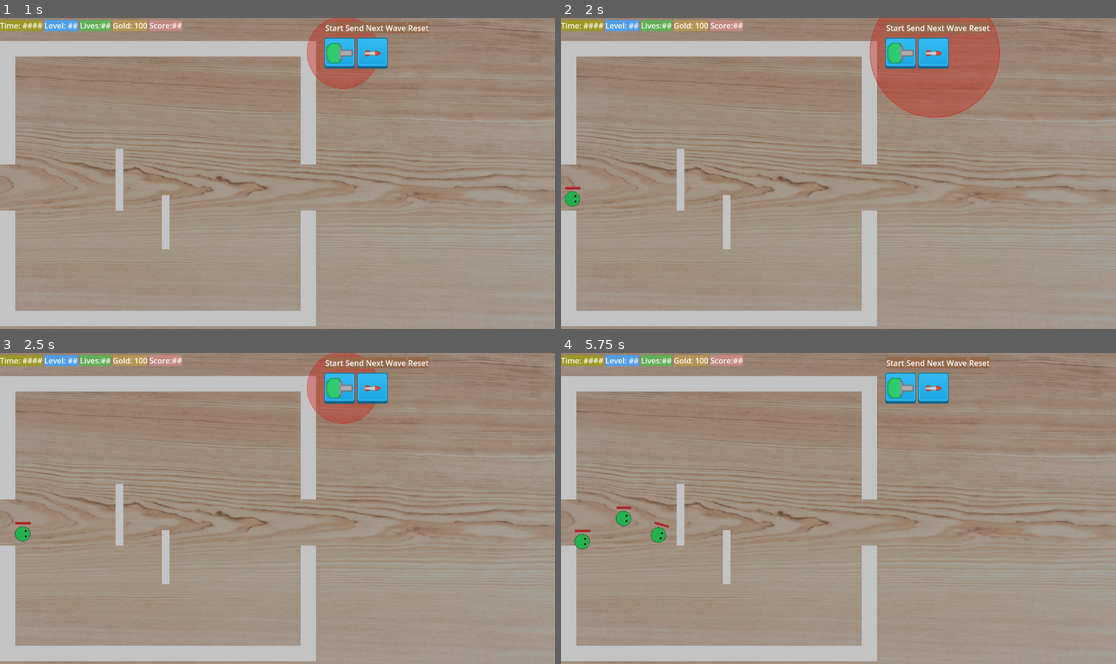
Above: before the commit, frames 1-4 (two rows, left to right).
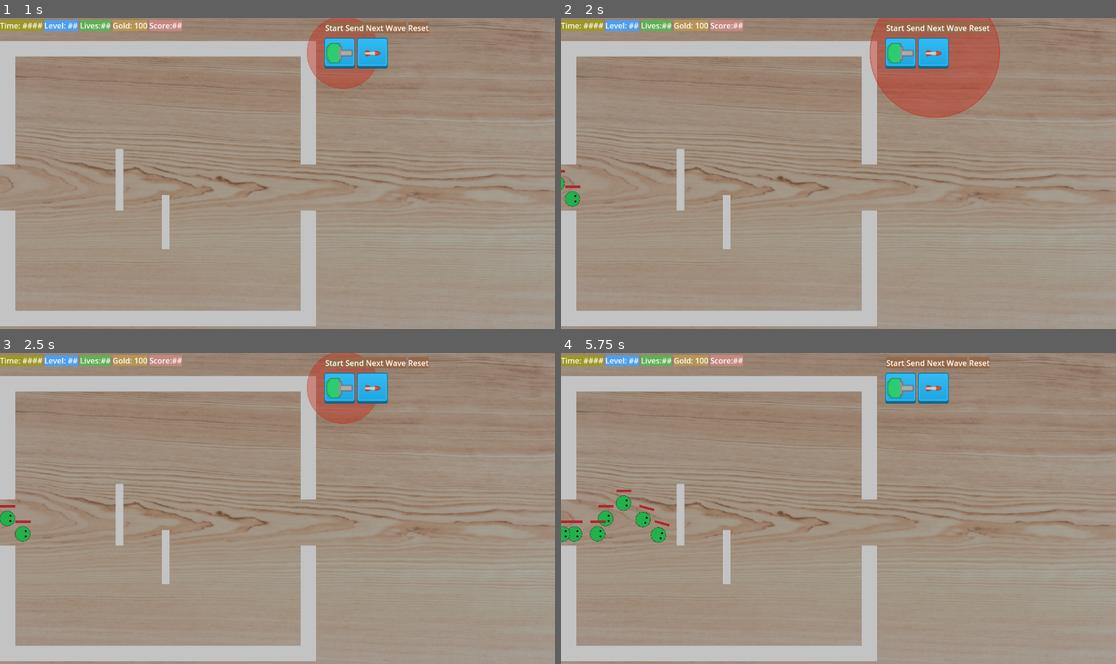
Above: after the commit, the same moments.

Repository: bayowulf/my-astar5
Game: Godot game, scene res://Scenes/Main/world.tscn
Same seed, same stepped clock (60 frames per second), same inputs: the game is played once before the commit and once after it.
Inputs (mouse positions are in pixels of both pictures, inside the frame that each line leads up to):
- Up to frame 1 (1 s): click (338, 52) at 0.5 s
- Up to frame 2 (2 s): click (932, 52) at 1.25 s
- Up to frame 3 (2.5 s): click (338, 387) at 2 s
- Up to frame 4 (5.75 s): click (932, 387) at 2.75 s; click (899, 387) at 3.5 s; click (932, 387) at 4.25 s; tap Enter (ui_accept) at 5, 5.1, 5.27, 5.57 s; move the mouse to (960, 492) at 5.02 s; click (960, 492) at 5.17 s

Frame 1 is identical in both runs. In frame 2, less than 0.1% of the frame differs, in the area x 0-4%, y 48-56%; in frame 3, 0.2%; in frame 4, 1.0%, in the area x 0-20%, y 43-64%.

Commit message:
partial steps towards upgrade tower popup
changed GunT1 to StaticBody2d and that introduced errors having to do with how Guns are named when added to the scene.  They are named GunT1, GunT2, GunT3, GunT4 etc.  There is also an issue where the Range collision shape gets triggered by my mouse (the _on_body_entered signal).  This is addressed by checking the name of the body that entered and if it is "DragTower" or begins with "Gun", ignore it and Return.

Diff:
--- a/Scenes/Enemies/Creep.tscn
+++ b/Scenes/Enemies/Creep.tscn
@@ -9,20 +9,22 @@
 [node name="creep" type="CharacterBody2D"]
 script = ExtResource("1_onrkg")
 creep_speed = 50.0
-hp = 100
+hp = 20
+
+[node name="CollisionShape2D" type="CollisionShape2D" parent="."]
+shape = SubResource("CircleShape2D_dl56j")
 
 [node name="BlueRing" type="Sprite2D" parent="."]
 scale = Vector2(0.5, 0.5)
 texture = ExtResource("2_tvr2m")
 
-[node name="CollisionShape2D" type="CollisionShape2D" parent="."]
-shape = SubResource("CircleShape2D_dl56j")
+[node name="Impact" type="Marker2D" parent="."]
 
 [node name="HealthBar" type="TextureProgressBar" parent="."]
 offset_left = -15.0
-offset_top = -25.0
+offset_top = -28.0
 offset_right = 142.0
-offset_bottom = -1.0
+offset_bottom = -4.0
 scale = Vector2(0.2, 0.2)
 value = 50.0
 texture_under = ExtResource("3_tvr2m")
@@ -30,5 +32,3 @@
 tint_under = Color(0.121861, 0.46448, 0.13047, 1)
 tint_over = Color(0.468387, 0.717687, 0.467561, 1)
 tint_progress = Color(0.669296, 0.157954, 0.162765, 1)
-
-[node name="Impact" type="Marker2D" parent="."]
--- a/Scenes/Enemies/creep.gd
+++ b/Scenes/Enemies/creep.gd
@@ -1,6 +1,6 @@
 class_name Creep
-#extends CharacterBody2D
-extends Node2D
+extends CharacterBody2D
+#extends Node2D
 ## attached to a creep scene (when the creep scene is instantiated)
 ## makes the creep move thru the target positions held in the current_path_id
 
@@ -19,7 +19,18 @@
 ##used to make sure the signal is only emitted once (not 60 times a second)
 var signal_flag : bool = false
 ##easy access to HealthBar (display of main 'Base' healthbar)
-@onready var health_bar : TextureProgressBar = get_node("HealthBar")
+#@onready var health_bar : TextureProgressBar = get_node("HealthBar")
+#@onready var health_bar: TextureProgressBar = $Node2D/HealthBar
+#@onready var health_bar: TextureProgressBar = $HealthBar
+#@onready var health_bar: TextureProgressBar = $Node/HealthBar
+#@onready var health_bar: TextureProgressBar = $BlueRing/HealthBar
+#@onready var health_bar: TextureProgressBar = $Node2D/HealthBar
+@onready var health_bar: TextureProgressBar = $HealthBar
+
+#var previous_rotation : float = 99
+#var loop_flag : bool = true
+
+
 ##easy access to BlueTank Impact node (for display of impact animation)
 #@onready var impact_area : Marker2D = get_node("Impact")
 
@@ -42,15 +53,15 @@
 var is_moving: bool
 var projectile_impact : PackedScene = preload("res://Scenes/Support/ProjectileImpact.tscn")
 @onready var impact_area : Marker2D = get_node("Impact")
-@onready var blue_ring: Sprite2D = $BlueRing
+#@onready var blue_ring: Sprite2D = $BlueRing ##NOTE commented this out - doesn't change anything
 
 
 # Called when the node enters the scene tree for the first time.
 func _ready() -> void:
-	print("position = ", position)
-	print("global_position = ", global_position)
-	print("global_rotation = ", global_rotation)
-	print("global_transform = ", global_transform)
+	#print("position = ", position)
+	#print("global_position = ", global_position)
+	#print("global_rotation = ", global_rotation)
+	#print("global_transform = ", global_transform)
 
 
 	## connect signals
@@ -85,7 +96,7 @@
 		return
 
 	if is_moving == false:
-		print("is_moving == false")
+		#print("is_moving == false")
 		## initially the creep is not moving, so set the first target position
 		## and set -s_moving to true
 		target_position = ground.map_to_local(current_id_path.front())
@@ -96,7 +107,30 @@
 	#print("move_toward position = ", target_position)
 	#incremental_position = lerp(position, target_position, 0.01)
 	#print_rich("[font_size=15][color=skyblue]incremental_position = ",incremental_position)
+	#if rotation != 0.0:
+	#previous_rotation = snapped(rotation, 0.01)
+	#previous_rotation = rotation
+	#print("BEFORE previous_rotation = ", previous_rotation)
+	#print("BEFORE rotation = ", snapped(rotation, 0.01))
+	#print("BEFORE loop_flag = ", loop_flag)
+	#if loop_flag:
 	rotTowardsPoint(delta)
+		#print("AFTER rotation = ", rotation)
+		#print("AFTER previous_rotation = ", previous_rotation)
+		#var diff : float = abs(rotation - previous_rotation)
+		#print("diff = ", diff)
+		#if abs(previous_rotation) != abs(snapped(rotation, 0.01)):
+		#if not is_equal_approx(rotation, previous_rotation):
+		#if diff > 0.00001:
+			#loop_flag = true
+		#else:
+			#loop_flag = false
+		#print("		AFTER loop_flag = ", loop_flag)
+	#print("AFTER rotation = ", snapped(rotation, 0.01))
+	#print("AFTER previous_rotation = ", snapped(previous_rotation, 0.01))
+	#print("previous_rotation == rotation = ",snapped(previous_rotation, 0.01) == snapped(rotation, 0.01) )
+	#previous_rotation = rotation
+	#print("After rotTowardsPoint(delta), rotation = ", rotation)
 
 	#blue_ring.look_at(incremental_position)
 	#print_rich("[font_size=15]update creep path: current_id_path.front()" , current_id_path.front())
@@ -106,7 +140,7 @@
 	#rotation = velocity.angle()
 	#rotation = target_position.angle()
 	if global_position == target_position:
-		print_rich("[font_size=15][color=Lightsalmon]global_position == target_position:")
+		#print_rich("[font_size=15][color=Lightsalmon]global_position == target_position:")
 		## the creep has arrived at the target_position,
 		## so pop that target to access the next target in the array
 		current_id_path.pop_front()
@@ -139,26 +173,26 @@
 			queue_free()
 			print("Goal target reached")
 
-func reset_tween(tween) -> void:
-	if tween:
-		tween.kill()
-		print_rich("[font_size=15][color=pink] tween killed")
-	tween = create_tween()
-
-func rotTowardsPoint(delta):
-	print("rotTowardsPoint")
-	print("rotation = ", rotation)
-	var mouseAngle
-	mouseAngle = global_position.angle_to_point(target_position)
-	print("mouseAngle = ",mouseAngle )
-	mouseAngle = lerp_angle(rotation, mouseAngle,  0.1)
-	print("		", mouseAngle)
-	mouseAngle = wrapf(mouseAngle, -PI, PI)
-	print("			", mouseAngle)
-
-	rotation = mouseAngle
-	print("rotation = ",rotation )
-
+#func reset_tween(tween) -> void:
+	#if tween:
+		#tween.kill()
+		#print_rich("[font_size=15][color=pink] tween killed")
+	#tween = create_tween()
+
+func rotTowardsPoint(_delta):
+	#print_rich("[color=lightblue]rotTowardsPoint")
+	#print("rotation = ", rotation)
+	var targetAngle
+	targetAngle = global_position.angle_to_point(target_position)
+	#print("targetAngle = ",targetAngle )
+	targetAngle = lerp_angle(rotation, targetAngle,  0.1)
+	#print("		", targetAngle)
+	targetAngle = wrapf(targetAngle, -PI, PI)
+	#print("			", targetAngle)
+	rotation = targetAngle
+	#print("rotation = ",rotation )
+	#print("healthbar.rotation = ", $HealthBar.rotation)
+	#print("node2d.rotation = ", $Node2D.rotation)
 
 
 	## this function is called on reciept of signals _on_tower_placed and _on_tower_removed
@@ -194,6 +228,7 @@
 	impact()
 	##deduct 'damage' from 'hp'
 	hp -= damage
+	print("hp = ", hp)
 	##updates the health_bar value to the current hp value
 	health_bar.value = hp
 	##call the 'on_destroy()' function if the 'hp' is zero or less.
--- a/Scenes/Main/world.gd
+++ b/Scenes/Main/world.gd
@@ -208,6 +208,7 @@
 	#Goal = get_node("Marker2DGoal" + marker_number)
 	#print_rich("[font_size=15][color=azure]marker_number = ", marker_number, "; Goal = ", Goal)
 	## add creeps
+	## time between waves
 	await get_tree().create_timer(1).timeout
 
 	## HACK TODO I need to build a proper wave generator
@@ -223,9 +224,10 @@
 		creep_instance.global_position = Spawn.global_position
 		creep_instance.Goal = Goal
 		add_child(creep_instance)
-		await get_tree().create_timer(1.5).timeout
-
-## called by a programatically generated signal - see line 57
+		#await get_tree().create_timer(1.5).timeout
+		## time between individual creeps
+		await get_tree().create_timer(randf_range(0.1, 1.0)).timeout
+## called by a programatically generated signal - see _ready line 73 above
 func initiate_build_mode(tower_type: String) -> void:
 	print_rich("[font_size=15][color=bisque] initiate_build_mode; tower_type = ", tower_type, "; build_mode = ", build_mode)
 	#check if already in build mode - preventing piling up of towers around the build tower ui buttons
@@ -235,6 +237,7 @@
 	build_type = tower_type + "T1"
 	build_mode = true
 	#print_rich("[font_size=15][color=bisque]build_mode = ", build_mode)
+	## call the function 'get_tower_preview' in the UI script
 	get_node("UI").set_tower_preview(build_type, get_global_mouse_position())
 	#print_rich("[font_size=15][color=bisque]return from UI/set_tower_preview, build_mode = ", build_mode)
 
@@ -325,7 +328,7 @@
 		var new_tower : Node = load("res://Scenes/Turrets/" + build_type + ".tscn").instantiate()
 		#print_rich("[font_size=15][color=lightgreen]build type = ", build_type, "; new tower.built = ", new_tower.built)
 		new_tower.position = build_location
-		#print_rich("[font_size=15][color=lightgreen] new_tower.position", new_tower.position )
+		print_rich("[font_size=15][color=lightgreen] new_tower.position", new_tower.position )
 		new_tower.built = true
 		new_tower.type = build_type ##  the '.type' variable is defined in the Turrets.gd script
 		## GameData.gd contains aa dictionary with tower data
--- a/Scenes/Turrets/GunT1.gd
+++ b/Scenes/Turrets/GunT1.gd
@@ -1 +1,9 @@
 extends "res://Scenes/Turrets/turrets.gd"
+
+
+func _on_mouse_entered() -> void:
+	print_rich("[font_size=15][color=cornsilk]GunT1 _on_mouse_entered Mouse entered GunT1 collision shape")
+	print("position = ", position)
+
+func _on_mouse_exited() -> void:
+	pass # Replace with function body.
--- a/Scenes/Turrets/GunT1.tscn
+++ b/Scenes/Turrets/GunT1.tscn
@@ -1,9 +1,12 @@
-[gd_scene load_steps=9 format=3 uid="uid://d5tnl1r3cp5r"]
+[gd_scene load_steps=10 format=3 uid="uid://d5tnl1r3cp5r"]
 
 [ext_resource type="Script" uid="uid://b12ad6pjks4d5" path="res://Scenes/Turrets/GunT1.gd" id="1_q0hrh"]
 [ext_resource type="Texture2D" uid="uid://bjavqu3oog814" path="res://Assets/Towers/32x32_towerDefense_tile181.png" id="2_8cfg4"]
 [ext_resource type="Texture2D" uid="uid://hfryg6wpg531" path="res://Assets/Towers/towerDefense_tile297.png" id="3_6mljy"]
 [ext_resource type="Texture2D" uid="uid://bc41lddtmr0kh" path="res://Assets/Towers/32x32_towerDefense_tile249.png" id="3_jpft6"]
+
+[sub_resource type="RectangleShape2D" id="RectangleShape2D_8cfg4"]
+size = Vector2(27, 27)
 
 [sub_resource type="CircleShape2D" id="CircleShape2D_ugotp"]
 radius = 75.0
@@ -46,15 +49,21 @@
 &"RESET": SubResource("Animation_n5yqj")
 }
 
-[node name="GunT1" type="Node2D"]
+[node name="GunT1" type="StaticBody2D"]
+input_pickable = true
 script = ExtResource("1_q0hrh")
+
+[node name="CollisionShape2D" type="CollisionShape2D" parent="."]
+position = Vector2(-0.5, 0.5)
+shape = SubResource("RectangleShape2D_8cfg4")
 
 [node name="Base" type="Sprite2D" parent="."]
 texture = ExtResource("2_8cfg4")
 
 [node name="Turret" type="Sprite2D" parent="."]
 position = Vector2(-1, 0)
-rotation = 5.02655
+rotation = -1.25664
+scale = Vector2(1, 1)
 texture = ExtResource("3_jpft6")
 
 [node name="Muzzle" type="Marker2D" parent="Turret"]
@@ -68,6 +77,7 @@
 texture = ExtResource("3_6mljy")
 
 [node name="Range" type="Area2D" parent="."]
+visible = false
 
 [node name="CollisionShape2D" type="CollisionShape2D" parent="Range"]
 shape = SubResource("CircleShape2D_ugotp")
@@ -77,5 +87,7 @@
 &"": SubResource("AnimationLibrary_kxtg3")
 }
 
+[connection signal="mouse_entered" from="." to="." method="_on_mouse_entered"]
+[connection signal="mouse_exited" from="." to="." method="_on_mouse_exited"]
 [connection signal="body_entered" from="Range" to="." method="_on_range_body_entered"]
 [connection signal="body_exited" from="Range" to="." method="_on_range_body_exited"]
--- a/Scenes/Turrets/turrets.gd
+++ b/Scenes/Turrets/turrets.gd
@@ -138,9 +138,11 @@
 
 ##Range SIGNAL triggers when a creep enters range of GunT1 or MissileT1
 func _on_range_body_entered(body: Node2D) -> void:
-	print_rich("[font_size=15][color=darkgray]fire; body.name = ", body.name)
+	print_rich("[font_size=15][color=darkgray]turrets.gd SIGNAL _on_range_body_entered  body.name = ", body.name)
 	#enemy_array.append(body.get_parent())
-	print_rich("[font_size=15][color=darkgray]name = ", name)
+	#print_rich("[font_size=15][color=darkgray]name = ", name)
+	if body.name == "DragTower" or body.name.begins_with("Gun"):
+		return
 	enemy_array.append(body)
 
 ##Range SIGNAL triggers when a creep leaves range of GunT1 or MissileT1
@@ -150,4 +152,10 @@
 ##SIGNAL emmitted by 'rocket,gd' area on body entered.
 func _rocket_impacted_something():
 	print("Turrets.gd -> func _rocket_impacted_something() -> SIGNAL CONNECTED ROCKET IMPACTED SOMETHING - LAUNCH enemy.on_hit")
-	enemy.on_hit(GameData.tower_data[type]["damage"])
+	#enemy.on_hit(GameData.tower_data[type]["damage"])
+	print_rich("[font_size=15][color=royalblue]enemy_array.size = ", enemy_array.size())
+	print("GameData.tower_data[type][damage] = ", GameData.tower_data[type]["damage"])
+	for i in enemy_array:
+		#print_rich("[font_size=15][color=royalblue] i in enemy array = ", i)
+		#enemy.on_hit(GameData.tower_data[type]["damage"])
+		i.on_hit(GameData.tower_data[type]["damage"])
--- /dev/null
+++ b/Scenes/UI/item.gd
@@ -0,0 +1,9 @@
+extends Resource
+class_name Item
+
+@export var name : String
+@export var description : String
+@export var cost : int
+@export var damage : int
+@export var range : int
+@export var speed : String ## very slow, slow, average, fast, very fast
--- /dev/null
+++ b/Scenes/UI/popups.gd
@@ -0,0 +1,41 @@
+extends Control
+
+## function to call built-in popup() function
+func ItemPopup(slot :Vector2i, tower : String):
+	## Set values before showing popup
+
+	#var mouse_position = get_viewport().get_mouse_position()
+	#var correction
+	#var padding  = 4
+	#print("slot position = ", slot.position, "; slot.size= ", slot.size, "; %ItemPopup.size = ", %ItemPopup.size)
+	#if mouse_position.x <= get_viewport_rect().size.x/2:
+		#correction = Vector2i(slot.size.x + padding, 0)
+	#else:
+		#correction = -Vector2i(%ItemPopup.size.x + padding, 0)
+	## .popup(Rect2i(position, size); slot.position is the upper left corner of the slot.
+	## the left side correction is the width of the slot, so the final position is
+	## the right side of the slot.
+	## the right side correction is the width of the popup.
+	## The popup is shifted left by its width so that it dislays to the left of the slot.
+	#%ItemPopup.popup(Rect2i(slot.position + correction, %ItemPopup.size))
+
+	if tower == "Gun":
+		%Name.text = "Pellet Gun"
+		%Description.text = "Cheap Gun that fires pellets"
+		%Cost.text = "5"
+		%Damage.text = "10"
+		%Range.text = "60"
+		%Speed.text = "slow"
+	elif tower == "Missile":
+		%Name.text = "Rocket Launcher"
+		%Description.text = "Slow firing tower that does area damage"
+		%Cost.text = "20"
+		%Damage.text = "8"
+		%Range.text = "90"
+		%Speed.text = "very slow"
+
+	var correction = Vector2i(0, 80)
+	%ItemPopup.popup(Rect2i(slot + correction, %ItemPopup.size))
+
+func HideItemPopup():
+	%ItemPopup.hide()
--- /dev/null
+++ b/Scenes/UI/popups.tscn
@@ -0,0 +1,148 @@
+[gd_scene load_steps=4 format=3 uid="uid://cthptgxyvnokm"]
+
+[ext_resource type="Script" uid="uid://bhp6yin8c3dx4" path="res://Scenes/UI/popups.gd" id="1_dtyt8"]
+
+[sub_resource type="StyleBoxFlat" id="StyleBoxFlat_6u1ef"]
+content_margin_left = 5.0
+content_margin_top = 5.0
+content_margin_right = 5.0
+content_margin_bottom = 5.0
+bg_color = Color(0.494854, 0.494855, 0.494854, 1)
+border_width_left = 3
+border_width_top = 3
+border_width_right = 3
+border_width_bottom = 3
+border_color = Color(0.887915, 0.621992, 0.418375, 1)
+corner_radius_top_left = 10
+corner_radius_top_right = 10
+corner_radius_bottom_right = 10
+corner_radius_bottom_left = 10
+expand_margin_left = 5.0
+expand_margin_top = 5.0
+expand_margin_right = 5.0
+expand_margin_bottom = 5.0
+
+[sub_resource type="StyleBoxFlat" id="StyleBoxFlat_dtyt8"]
+content_margin_left = 5.0
+content_margin_top = 5.0
+content_margin_right = 5.0
+content_margin_bottom = 5.0
+bg_color = Color(0.886275, 0.623529, 0.419608, 1)
+border_width_left = 1
+border_width_top = 1
+border_width_right = 1
+border_width_bottom = 1
+border_color = Color(0, 0, 0, 1)
+corner_radius_top_left = 5
+corner_radius_top_right = 5
+corner_radius_bottom_right = 5
+corner_radius_bottom_left = 5
+expand_margin_left = 5.0
+expand_margin_top = 5.0
+expand_margin_right = 5.0
+expand_margin_bottom = 5.0
+shadow_color = Color(0, 0, 0, 1)
+
+[node name="Popups" type="Control"]
+layout_mode = 3
+anchors_preset = 0
+offset_right = 40.0
+offset_bottom = 40.0
+script = ExtResource("1_dtyt8")
+
+[node name="UI" type="CanvasLayer" parent="."]
+
+[node name="ItemPopup" type="PopupPanel" parent="UI"]
+unique_name_in_owner = true
+position = Vector2i(227, 94)
+size = Vector2i(247, 186)
+
+[node name="PanelContainerOuter" type="PanelContainer" parent="UI/ItemPopup"]
+offset_left = 4.0
+offset_top = 4.0
+offset_right = 243.0
+offset_bottom = 182.0
+theme_override_styles/panel = SubResource("StyleBoxFlat_6u1ef")
+
+[node name="VBoxContainer" type="VBoxContainer" parent="UI/ItemPopup/PanelContainerOuter"]
+layout_mode = 2
+
+[node name="Name" type="Label" parent="UI/ItemPopup/PanelContainerOuter/VBoxContainer"]
+unique_name_in_owner = true
+layout_mode = 2
+text = "Pellet Gun"
+
+[node name="Description" type="Label" parent="UI/ItemPopup/PanelContainerOuter/VBoxContainer"]
+unique_name_in_owner = true
+layout_mode = 2
+text = "Cheap tower that fires pellets"
+
+[node name="PanelContainerInner" type="PanelContainer" parent="UI/ItemPopup/PanelContainerOuter/VBoxContainer"]
+layout_mode = 2
+size_flags_horizontal = 4
+size_flags_vertical = 4
+theme_override_styles/panel = SubResource("StyleBoxFlat_dtyt8")
+
+[node name="VBoxContainer" type="VBoxContainer" parent="UI/ItemPopup/PanelContainerOuter/VBoxContainer/PanelContainerInner"]
+layout_mode = 2
+size_flags_horizontal = 4
+
+[node name="HBoxContainer" type="HBoxContainer" parent="UI/ItemPopup/PanelContainerOuter/VBoxContainer/PanelContainerInner/VBoxContainer"]
+layout_mode = 2
+
+[node name="LabelCost" type="Label" parent="UI/ItemPopup/PanelContainerOuter/VBoxContainer/PanelContainerInner/VBoxContainer/HBoxContainer"]
+custom_minimum_size = Vector2(75, 0)
+layout_mode = 2
+theme_override_colors/font_shadow_color = Color(0, 0, 0, 1)
+text = "Cost"
+
+[node name="Cost" type="Label" parent="UI/ItemPopup/PanelContainerOuter/VBoxContainer/PanelContainerInner/VBoxContainer/HBoxContainer"]
+unique_name_in_owner = true
+layout_mode = 2
+theme_override_colors/font_shadow_color = Color(0, 0, 0, 1)
+text = "5"
+
+[node name="HBoxContainer2" type="HBoxContainer" parent="UI/ItemPopup/PanelContainerOuter/VBoxContainer/PanelContainerInner/VBoxContainer"]
+layout_mode = 2
+
+[node name="LabelDamage" type="Label" parent="UI/ItemPopup/PanelContainerOuter/VBoxContainer/PanelContainerInner/VBoxContainer/HBoxContainer2"]
+custom_minimum_size = Vector2(75, 0)
+layout_mode = 2
+theme_override_colors/font_shadow_color = Color(0, 0, 0, 1)
+text = "Damage"
+
+[node name="Damage" type="Label" parent="UI/ItemPopup/PanelContainerOuter/VBoxContainer/PanelContainerInner/VBoxContainer/HBoxContainer2"]
+unique_name_in_owner = true
+layout_mode = 2
+theme_override_colors/font_shadow_color = Color(0, 0, 0, 1)
+text = "5"
+
+[node name="HBoxContainer3" type="HBoxContainer" parent="UI/ItemPopup/PanelContainerOuter/VBoxContainer/PanelContainerInner/VBoxContainer"]
+layout_mode = 2
+
+[node name="LabelRange" type="Label" parent="UI/ItemPopup/PanelContainerOuter/VBoxContainer/PanelContainerInner/VBoxContainer/HBoxContainer3"]
+custom_minimum_size = Vector2(75, 0)
+layout_mode = 2
+theme_override_colors/font_shadow_color = Color(0, 0, 0, 1)
+text = "Range"
+
+[node name="Range" type="Label" parent="UI/ItemPopup/PanelContainerOuter/VBoxContainer/PanelContainerInner/VBoxContainer/HBoxContainer3"]
+unique_name_in_owner = true
+layout_mode = 2
+theme_override_colors/font_shadow_color = Color(0, 0, 0, 1)
+text = "5"
+
+[node name="HBoxContainer4" type="HBoxContainer" parent="UI/ItemPopup/PanelContainerOuter/VBoxContainer/PanelContainerInner/VBoxContainer"]
+layout_mode = 2
+
+[node name="LabelSpeed" type="Label" parent="UI/ItemPopup/PanelContainerOuter/VBoxContainer/PanelContainerInner/VBoxContainer/HBoxContainer4"]
+custom_minimum_size = Vector2(75, 0)
+layout_mode = 2
+theme_override_colors/font_shadow_color = Color(0, 0, 0, 1)
+text = "Speed"
+
+[node name="Speed" type="Label" parent="UI/ItemPopup/PanelContainerOuter/VBoxContainer/PanelContainerInner/VBoxContainer/HBoxContainer4"]
+unique_name_in_owner = true
+layout_mode = 2
+theme_override_colors/font_shadow_color = Color(0, 0, 0, 1)
+text = "5"
--- a/Scenes/UI/ui.gd
+++ b/Scenes/UI/ui.gd
@@ -61,3 +61,23 @@
 	if get_node("TowerPreview/DragTower").modulate != Color(color):
 		get_node("TowerPreview/DragTower").modulate = Color(color)
 		get_node("TowerPreview/Sprite2D").modulate = Color(color)
+
+
+func _on_gun_mouse_entered() -> void:
+	## I want to reference the location of the 'GUN' button
+	print_rich("[font_size=15][color=Goldenrod]gun button position = ", $HUD/BuildBar/Gun.global_position)
+	var gun_button_position =  $HUD/BuildBar/Gun.global_position
+	Popups.ItemPopup(gun_button_position, "Gun")
+
+
+func _on_gun_mouse_exited() -> void:
+	Popups.HideItemPopup()
+
+
+func _on_missile_mouse_entered() -> void:
+	var missile_button_position = $HUD/BuildBar/Missile.global_position
+	Popups.ItemPopup(missile_button_position, "Missile")
+
+
+func _on_missile_mouse_exited() -> void:
+	Popups.HideItemPopup()
--- a/Scenes/UI/ui.tscn
+++ b/Scenes/UI/ui.tscn
@@ -46,6 +46,7 @@
 offset_right = -347.0
 offset_bottom = 105.0
 grow_horizontal = 0
+mouse_filter = 2
 
 [node name="Gun" type="TextureButton" parent="HUD/BuildBar" groups=["build_buttons"]]
 layout_mode = 2
@@ -143,3 +144,8 @@
 focus_previous = NodePath("../LabelSendNextWave")
 theme_override_styles/normal = SubResource("StyleBoxFlat_fo61o")
 text = "Reset"
+
+[connection signal="mouse_entered" from="HUD/BuildBar/Gun" to="." method="_on_gun_mouse_entered"]
+[connection signal="mouse_exited" from="HUD/BuildBar/Gun" to="." method="_on_gun_mouse_exited"]
+[connection signal="mouse_entered" from="HUD/BuildBar/Missile" to="." method="_on_missile_mouse_entered"]
+[connection signal="mouse_exited" from="HUD/BuildBar/Missile" to="." method="_on_missile_mouse_exited"]
--- a/Singletons/GameData.gd
+++ b/Singletons/GameData.gd
@@ -7,8 +7,8 @@
 
 ##a dict of dicts containing data on 'damage',rof', 'range' 'category' for each tower type
 var tower_data : Dictionary = {
-	"GunT1": {"damage": 20,"rof": 1.1,"range": 150, "category": "Projectile"},
-	"MissileT1": {"damage": 100,"rof": 3,"range": 270, "category": "Missile"}}
+	"GunT1": {"damage": 10,"rof": 1.1,"range": 150, "category": "Projectile"},
+	"MissileT1": {"damage": 8,"rof": 3,"range": 270, "category": "Missile"}}
 
 var ground : TileMapLayer
 var wall : TileMapLayer
--- a/project.godot
+++ b/project.godot
@@ -19,6 +19,7 @@
 [autoload]
 
 GameData="*res://Singletons/GameData.gd"
+Popups="*res://Scenes/UI/popups.tscn"
 
 [debug]
 
Not shown, added: Scenes/UI/item.gd.uid
Not shown, added: Scenes/UI/popups.gd.uid
